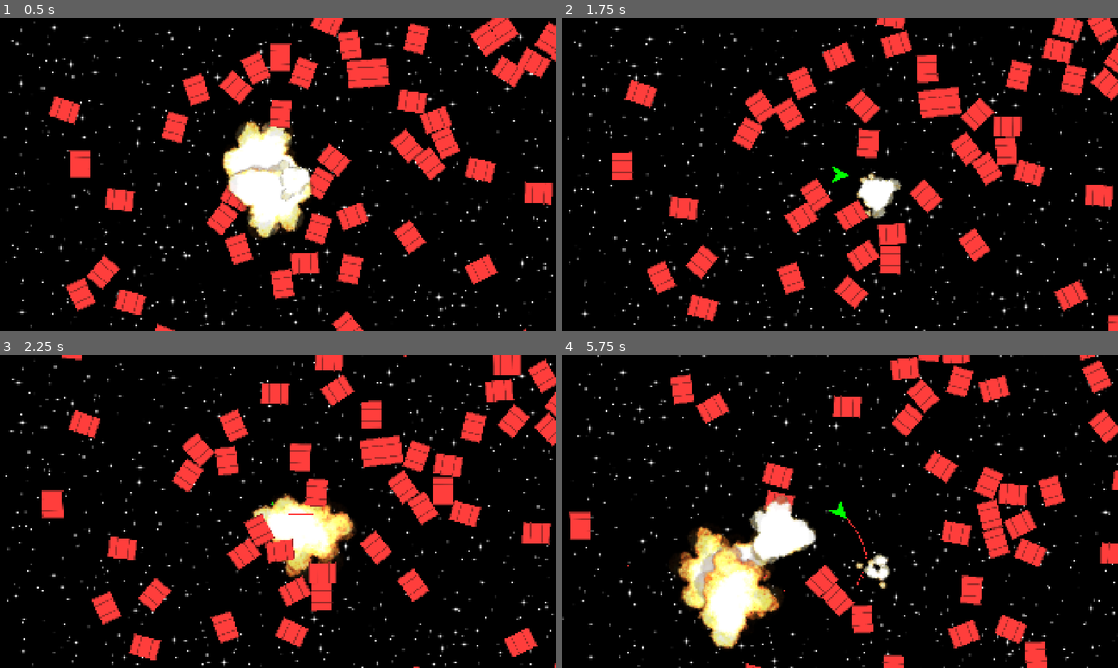
Above: before the commit, frames 1-4 (two rows, left to right).
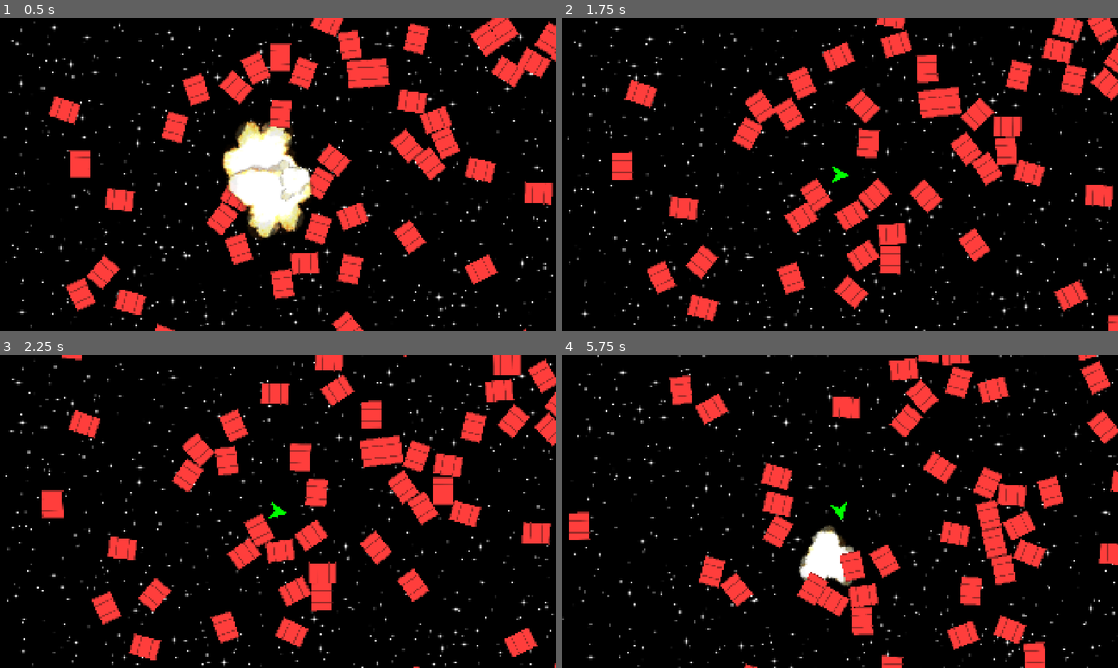
Above: after the commit, the same moments.

Repository: tsraveling/dog-fight
Game: Godot game, scene res://prototypes/flight-model/ProtoFlightModel.tscn
The game is run twice, just before and just after one commit, with the same random seed, the same clock (stepped at 60 frames per second) and the same inputs.
Inputs:
- Up to frame 1 (0.5 s): no input
- Up to frame 2 (1.75 s): hold D (move_right) 0.53-1.28 s; hold Space (shoot) 0.53-1.28 s; hold Shift (angular_brake) from 1.28 s (still down); tap Space (shoot) at 1.35 s
- Up to frame 3 (2.25 s): release Shift (angular_brake) at 2.03 s; hold D (move_right) from 2.03 s (still down); hold Space (shoot) from 2.03 s (still down)
- Up to frame 4 (5.75 s): release D (move_right) at 2.78 s; release Space (shoot) at 2.78 s; hold W (move_up) 2.78-3.53 s; tap Space (shoot) at 2.85, 4.35 s; hold Space (shoot) 3.53-4.28 s; hold A (move_left) 3.53-5.03 s; hold Shift (angular_brake) from 5.03 s (still down); hold Space (shoot) from 5.03 s (still down)

Frame 1 is identical in both runs. In frame 2, 0.7% of the frame differs, in the area x 52-62%, y 49-64%; in frame 3, 2.6%; in frame 4, 13%, in the area x 1-100%, y 0-100%.

Commit message:
moves projectile to class

Diff:
--- a/client/prototypes/flight-model/ship/ProtoShip.gd
+++ b/client/prototypes/flight-model/ship/ProtoShip.gd
@@ -1,9 +1,10 @@
 extends RigidBody2D
+
+const BaseProjectile = preload("res://prototypes/flight-model/ship/projectiles/Projectile.gd")
 
 @export var thrust_force: float = 5000.0
 @export var rotation_speed: float = 5.0
 @export var torque_force: float = 500.0 # Rotational force
-@export var fire_cooldown: float = 0.01  # Time between shots in seconds - set to 0.01 to allow continuous firing
 
 @onready var thrust_polygon := $ThrustPolygon
 @onready var projectile_scene := preload("res://prototypes/flight-model/ship/projectiles/Projectile.tscn")
@@ -39,6 +40,7 @@
 		fire_projectile()
 
 func fire_projectile() -> void:
+	# Create a new projectile instance
 	var projectile = projectile_scene.instantiate()
 	get_tree().root.add_child(projectile)
 
@@ -46,7 +48,7 @@
 	var spawn_offset = Vector2(0, -30).rotated(rotation)
 	projectile.initialize(global_position + spawn_offset, Vector2(0, -1).rotated(rotation))
 
-	# Start cooldown
+	# Start cooldown using the projectile's cooldown value
 	can_fire = false
-	await get_tree().create_timer(fire_cooldown).timeout
+	await get_tree().create_timer(projectile.fire_cooldown).timeout
 	can_fire = true
--- a/client/prototypes/flight-model/ship/projectiles/Projectile.gd
+++ b/client/prototypes/flight-model/ship/projectiles/Projectile.gd
@@ -1,8 +1,12 @@
 extends Area2D
+class_name BaseProjectile
 
+# Weapon properties
 @export var speed: float = 500.0
 @export var damage: float = 10.0
 @export var lifetime: float = 2.0  # How long the projectile lives before being destroyed
+@export var fire_cooldown: float = 0.2  # Time between shots in seconds
+@export var projectile_name: String = "Basic Projectile"
 
 var direction: Vector2 = Vector2.RIGHT  # Default direction, will be set when fired
 
--- a/client/prototypes/flight-model/ship/projectiles/Projectile.tscn
+++ b/client/prototypes/flight-model/ship/projectiles/Projectile.tscn
@@ -5,7 +5,7 @@
 [sub_resource type="RectangleShape2D" id="RectangleShape2D_1"]
 size = Vector2(10, 4)
 
-[node name="Projectile" type="Area2D"]
+[node name="Projectile" type="Area2D" groups=["projectiles"]]
 script = ExtResource("1_2k4m3")
 
 [node name="CollisionShape2D" type="CollisionShape2D" parent="."]
